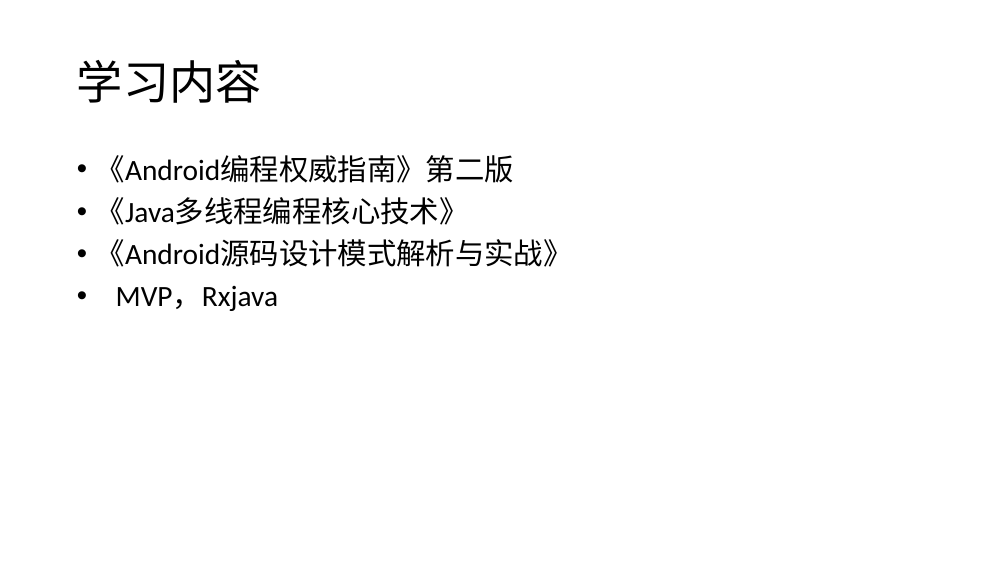
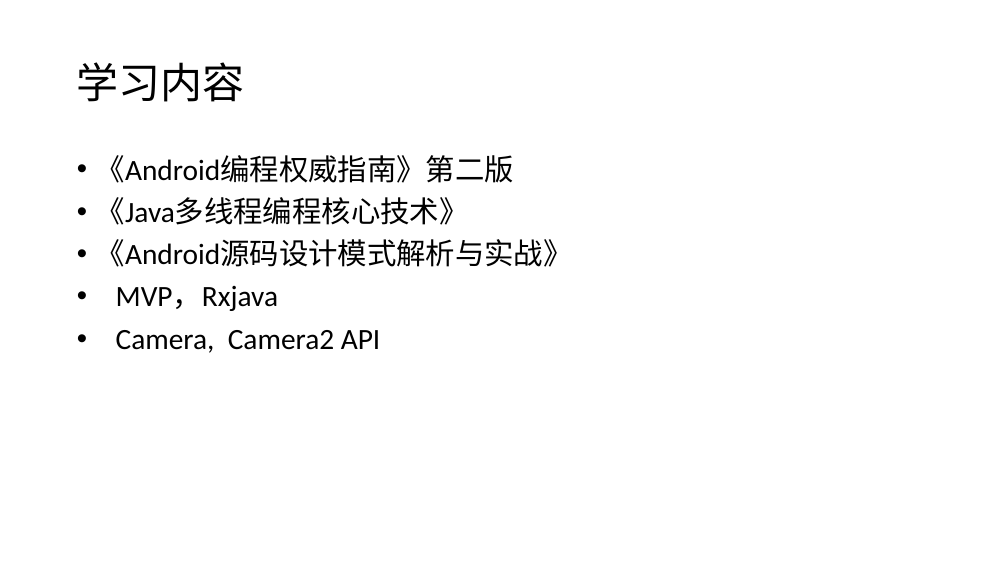
Before and after one commit to sifutang/MyAlbum, a slide deck: slide 2 of doc.pptx. Drawn at 1008x567 pixels with LibreOffice and Linux fonts; fonts in the diff are those of the drawing. Boxes give left, top, right and bottom in pixels: in the first picture for what was removed or moved away, otherwise in the second. Text is boxed around its words. In the diff, an @@ line names an element or a change of style, - is before the commit and + after.

Commit message:
update doc

```diff
--- a/doc.pptx
+++ b/doc.pptx
@@ title "学习内容" at (77, 62, 245, 102): size 44 to 40 pt @@
@@ text at (116, 330, 381, 353): paragraph added @@
+• Camera, Camera2 API
```
Also in this commit, not shown: 8 other slides changed, 4 slides added, 1 slide removed.
